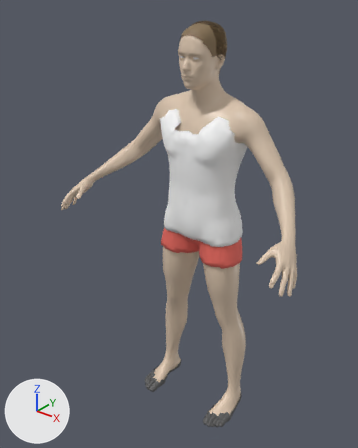
An edit to the FBX model RexMagnum/Unity/Assets/RexMagnum/Characters/Guests/Justin.fbx, drawn before and after from the same camera.
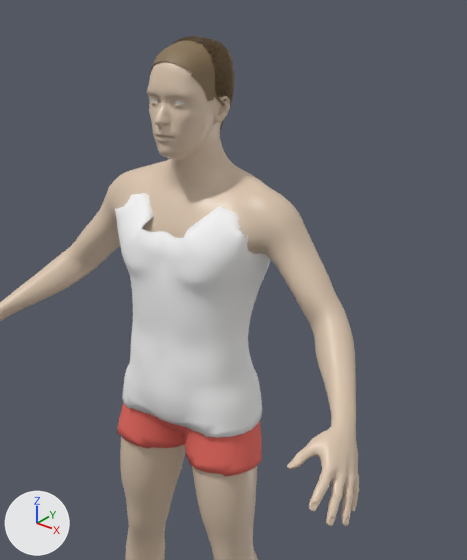
Each version is shown whole from a 50 mm lens placed at (1.21, -1.719, 1.998), pointed at (-0.057, -0.136, 1.017), then close up on the part from 27% to 100% of the width and 0% to 71% of the height. The lights are fixed; the arrows at lower left show +X, +Y and +Z. The last two pictures show the newer version.

The scene before the commit, as lines of its bpy script (objects in view):
```python
me_base = bpy.data.meshes.new('base')
me_base.from_pydata(...)  # 13380 vertices, 13378 faces; spans x -0.61..0.61, y -0.4..0.1, z 0.0..1.86
me_base.materials.append(mat_justin_skin)  # beige #ddc7af
me_justin_haircap = bpy.data.meshes.new('Justin_HairCap')
me_justin_haircap.from_pydata(...)  # 376 vertices, 334 faces; spans x -0.08..0.08, y -0.15..0.049, z 1.674..1.862
me_justin_haircap.materials.append(mat_justin_haircap)  # brown #877152
me_justin_top_001 = bpy.data.meshes.new('Justin_Top.001')
me_justin_top_001.from_pydata(...)  # 2700 vertices, 2700 faces; spans x -0.218..0.218, y -0.166..0.114, z 0.963..1.522
me_justin_top_001.materials.append(mat_justin_top)  # white #f9f9f9
ob_justin = bpy.data.objects.new('Justin', me_base)
ob_justin.location = (0.0, 0.0, 0.0)
ob_justin_haircap = bpy.data.objects.new('Justin_HairCap', me_justin_haircap)
ob_justin_haircap.location = (0.0, 0.0, 0.0)
ob_justin_top = bpy.data.objects.new('Justin_Top', me_justin_top_001)
ob_justin_top.location = (0.0, 0.0, 0.0)
# also in view: 'Justin_Hair' at (0.0, -0.012, 1.758); 'Justin_Bottom' at (0.0, -0.02, 0.946)
```
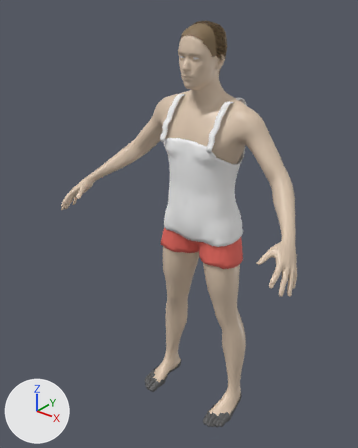
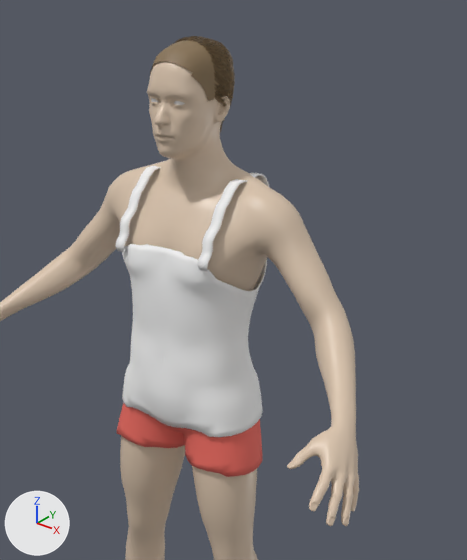
Where the change shows, as pixel boxes [x1, y1, x2, y2] in the close-ups (467 x 560 px; the box of a moved part takes in the faces that stretch with it):
```json
{"object": "Justin_Top", "change": "reshaped", "before": [115, 193, 271, 438], "after": [122, 244, 267, 437]}
{"object": "Justin_Straps", "change": "added", "after": [115, 166, 269, 272]}
{"part": 1, "of": "me_justin_top_001", "change": "cut back", "before": [115, 193, 271, 306], "after": [122, 244, 267, 306]}
{"part": 2, "of": "me_justin_top_001", "change": "moved or reshaped", "before": [122, 384, 262, 438], "after": [122, 384, 263, 437]}
```

Scene script edits in JSON lines:
```json
{"block": "me_justin_top_001", "where": "# used by ob_justin_top; location = (0.0, 0.0, 0.0)"}
{"op": "remove", "block": "me_justin_top_001", "code": "me_justin_top_001.from_pydata(...)  # 2700 vertices, 2700 faces; spans x -0.218..0.218, y -0.166..0.114, z 0.963..1.522"}
{"op": "add", "block": "me_justin_top_001", "code": "me_justin_top_001.from_pydata(...)  # 2184 vertices, 2184 faces; spans x -0.195..0.195, y -0.166..0.114, z 0.952..1.451"}
{"block": "me_justin_top_001", "change": "me_justin_top_001 part 1: 203 vertices moved from x -0.169..0.169, y -0.163..0.097, z 1.298..1.479 to x -0.168..0.168, y -0.163..0.097, z 1.299..1.451; 607 vertices removed from x -0.218..0.218, y -0.157..0.097, z 1.317..1.522; 91 vertices added at x -0.17..0.17, y -0.158..0.097, z 1.32..1.451"}
{"block": "me_justin_top_001", "change": "me_justin_top_001 part 2: 148 vertices moved from x -0.195..0.195, y -0.145..0.111, z 0.963..1.004 to x -0.195..0.195, y -0.144..0.111, z 0.952..1.004"}
{"op": "add", "block": "me_justin_straps_001", "code": ["me_justin_straps_001 = bpy.data.meshes.new('Justin_Straps.001')", "me_justin_straps_001.from_pydata(...)  # 200 vertices, 196 faces; spans x -0.133..0.133, y -0.17..0.103, z 1.394..1.577", "me_justin_straps_001.materials.append(mat_justin_top)  # white #f9f9f9"]}
{"op": "add", "block": "ob_justin_straps", "code": ["ob_justin_straps = bpy.data.objects.new('Justin_Straps', me_justin_straps_001)", "ob_justin_straps.location = (0.0, 0.0, 0.0)"]}
```
